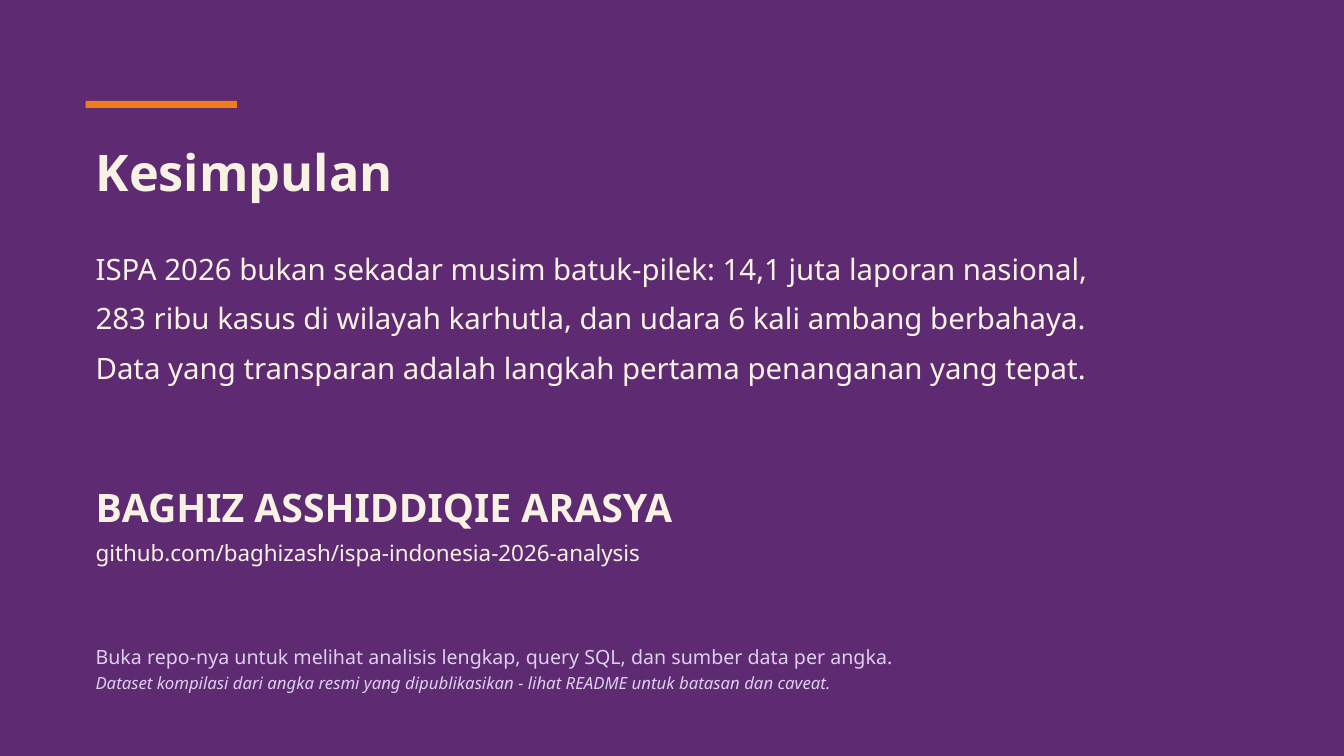
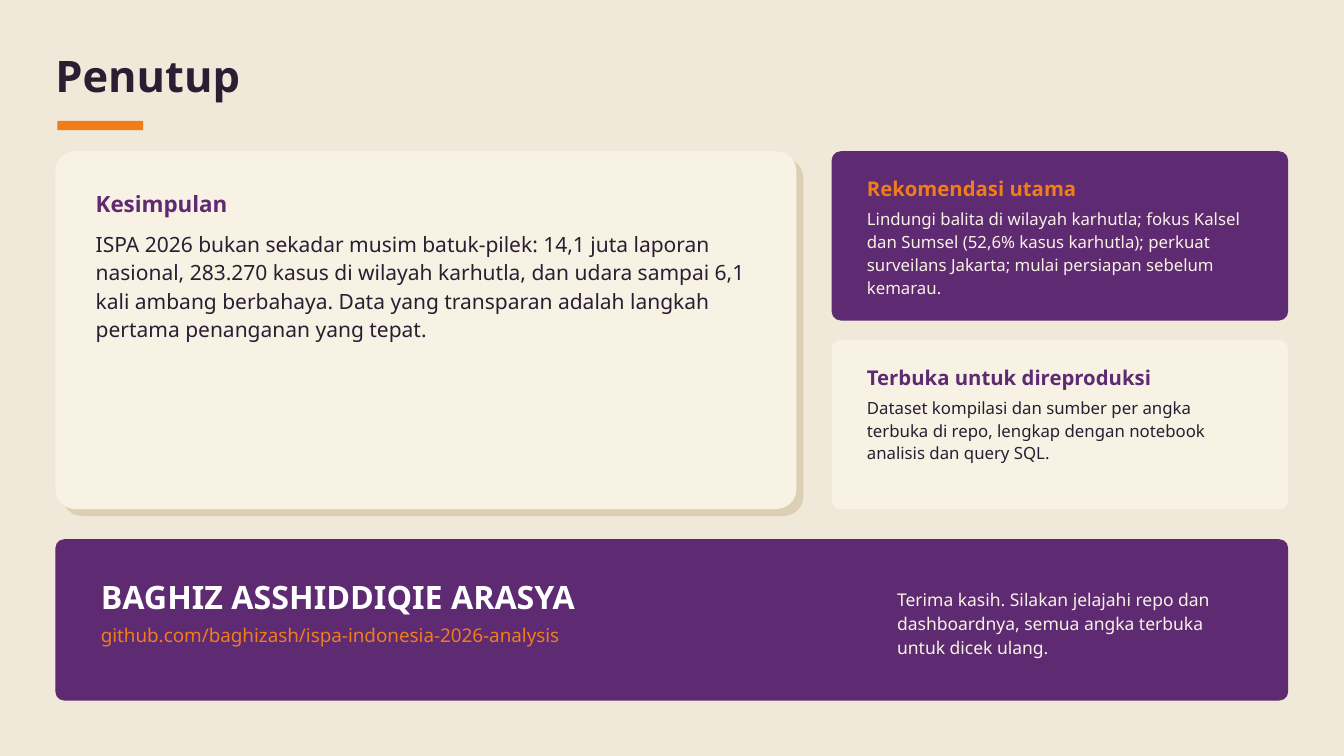
Before and after one commit to baghizash/ispa-indonesia-2026-analysis, a slide deck: slide 10 of Portofolio-Analisis-ISPA-Indonesia.pptx. Drawn at 1344x756 pixels with LibreOffice and Linux fonts; fonts in the diff are those of the drawing. Boxes give left, top, right and bottom in pixels: in the first picture for what was removed or moved away, otherwise in the second. Text is boxed around its words. In the diff, an @@ line names an element or a change of style, - is before the commit and + after.

```diff
--- a/Portofolio-Analisis-ISPA-Indonesia.pptx
+++ b/Portofolio-Analisis-ISPA-Indonesia.pptx
@@ background #5E2A72 to #F0E8D8 @@
@@ text added at (x1=55, y1=61, x2=240, y2=103), 31 pt, text #2A1E33, bold @@
+Penutup
@@ rectangle removed at (x1=86, y1=101, x2=237, y2=108) @@
@@ rounded rectangle added at (x1=57, y1=121, x2=143, y2=130), fill #EF7D1A @@
@@ rounded rectangle added at (x1=55, y1=151, x2=797, y2=509), fill #F8F2E4 @@
@@ rounded rectangle added at (x1=63, y1=158, x2=804, y2=516), fill #DDCFB4 @@
@@ text removed at (x1=96, y1=152, x2=393, y2=203) @@
-Kesimpulan
@@ rounded rectangle added at (x1=832, y1=151, x2=1289, y2=321), fill #5E2A72 @@
@@ text at (x1=96, y1=195, x2=745, y2=342): text changed; size 21 to 15 pt; text colour #F8F2E4 to #2A1E33 @@
-ISPA 2026 bukan sekadar musim batuk-pilek: 14,1 juta laporan nasional,
-283 ribu kasus di wilayah karhutla, dan udara 6 kali ambang berbahaya.
-Data yang transparan adalah langkah pertama penanganan yang tepat.
+Kesimpulan
+ISPA 2026 bukan sekadar musim batuk-pilek: 14,1 juta laporan nasional, 283.270 kasus di wilayah karhutla, dan udara sampai 6,1 kali ambang berbahaya. Data yang transparan adalah langkah pertama penanganan yang tepat.
@@ text added at (x1=867, y1=180, x2=1240, y2=294), 12 pt, text #F8F2E4 @@
+Rekomendasi utama
+Lindungi balita di wilayah karhutla; fokus Kalsel dan Sumsel (52,6% kasus karhutla); perkuat surveilans Jakarta; mulai persiapan sebelum kemarau.
@@ rounded rectangle added at (x1=832, y1=340, x2=1289, y2=509), fill #F8F2E4 @@
@@ text added at (x1=867, y1=369, x2=1205, y2=463), 12 pt, text #2A1E33 @@
+Terbuka untuk direproduksi
+Dataset kompilasi dan sumber per angka terbuka di repo, lengkap dengan notebook analisis dan query SQL.
@@ rounded rectangle added at (x1=55, y1=539, x2=1289, y2=701), fill #5E2A72 @@
@@ text "BAGHIZ ASSHIDDIQIE ARASYA" moved from (x1=96, y1=493, x2=672, y2=567) to (x1=101, y1=585, x2=575, y2=647) @@
@@ text "BAGHIZ ASSHIDDIQIE ARASYA" at (x1=101, y1=585, x2=575, y2=647): size 28 to 23 pt, text colour #F8F2E4 to #FFFFFF in "BAGHIZ ASSHIDDIQIE ARASYA"; size 16 to 13.5 pt, text colour #F8F2E4 to #EF7D1A in "github.com/baghizash/ispa-indonesia-2026-analysis"; line spacing 1 to 1.13; less space between paragraphs @@
@@ text added at (x1=897, y1=592, x2=1209, y2=658), 12.5 pt, text #F8F2E4 @@
+Terima kasih. Silakan jelajahi repo dan dashboardnya, semua angka terbuka untuk dicek ulang.
@@ text removed at (x1=96, y1=649, x2=892, y2=693) @@
-Buka repo-nya untuk melihat analisis lengkap, query SQL, dan sumber data per angka.
-Dataset kompilasi dari angka resmi yang dipublikasikan - lihat README untuk batasan dan caveat.
```
Also in this commit, not shown: 8 other slides changed, 1 slide added, 1 slide removed.
